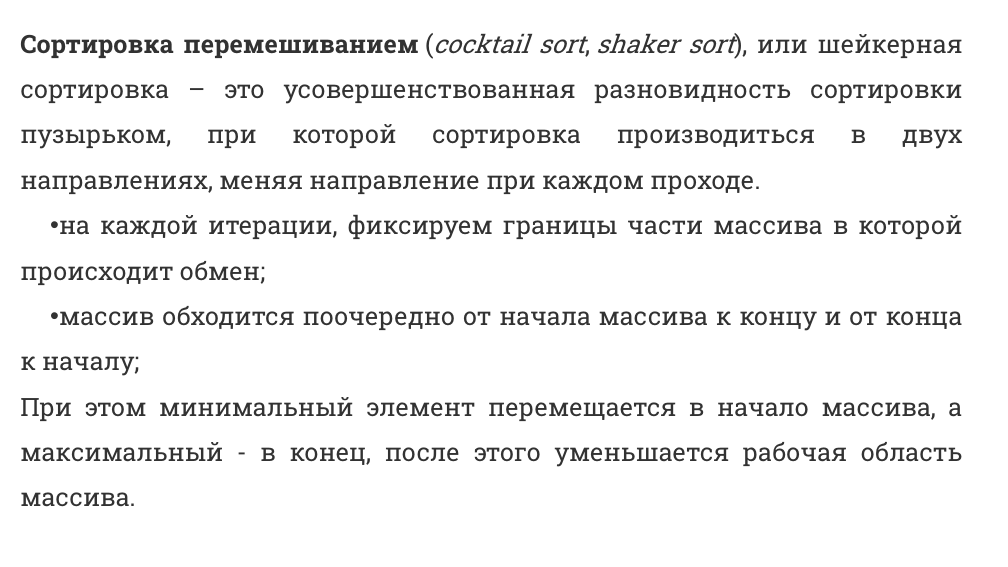
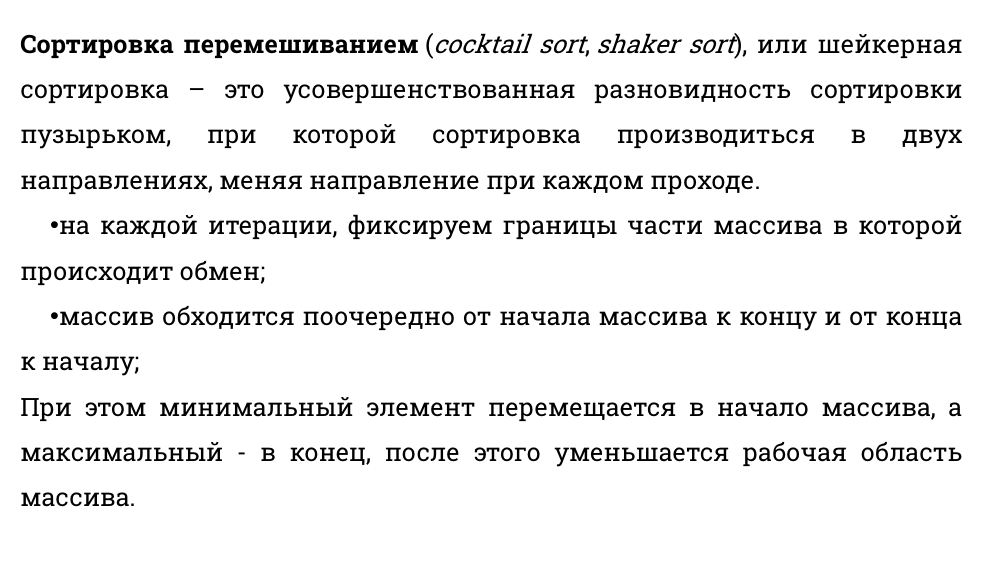
Before and after one commit to DaniilKlyukin/ITiP-1, a slide deck: slide 39 of Лекции/ИТиП лек 2 (лр 2, практическая 1).pptx. Drawn at 1008x567 pixels with LibreOffice and Linux fonts; fonts in the diff are those of the drawing. Boxes give left, top, right and bottom in pixels: in the first picture for what was removed or moved away, otherwise in the second. Text is boxed around its words. In the diff, an @@ line names an element or a change of style, - is before the commit and + after.

```diff
--- a/Лекции/ИТиП лек 2 (лр 2, практическая 1).pptx
+++ b/Лекции/ИТиП лек 2 (лр 2, практическая 1).pptx
@@ text "Сортировка перемешиванием (cocktail sort, shaker ..." at (x1=20, y1=33, x2=963, y2=507): text colour #323232 to #000000 @@
```
Also in this commit, not shown: 32 slides removed, 1 other file.
